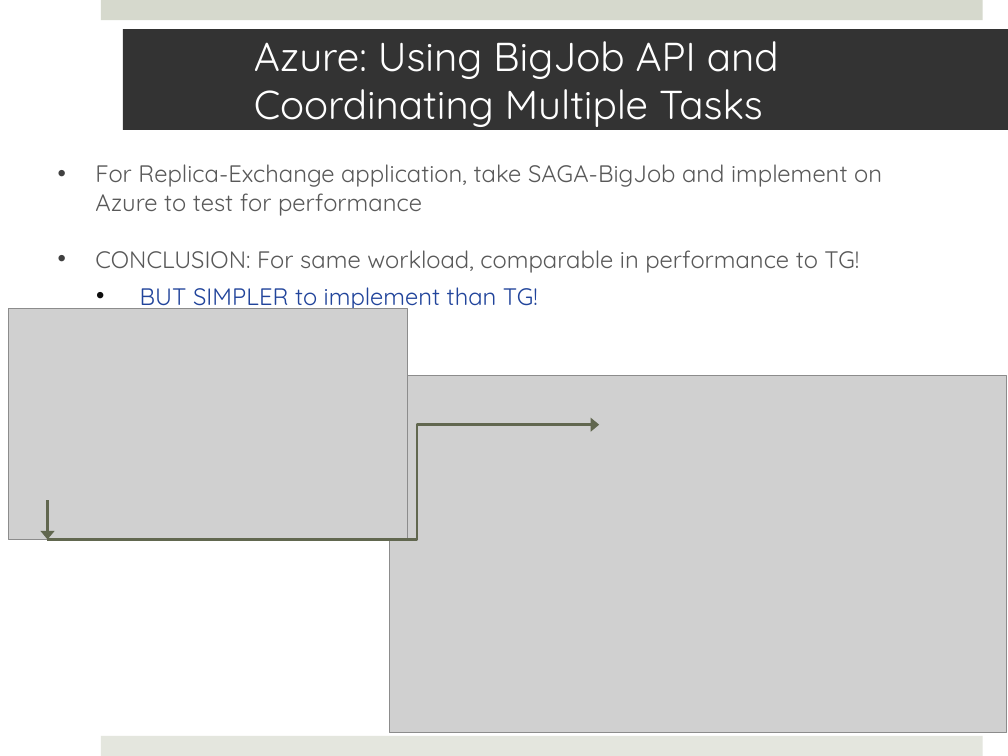
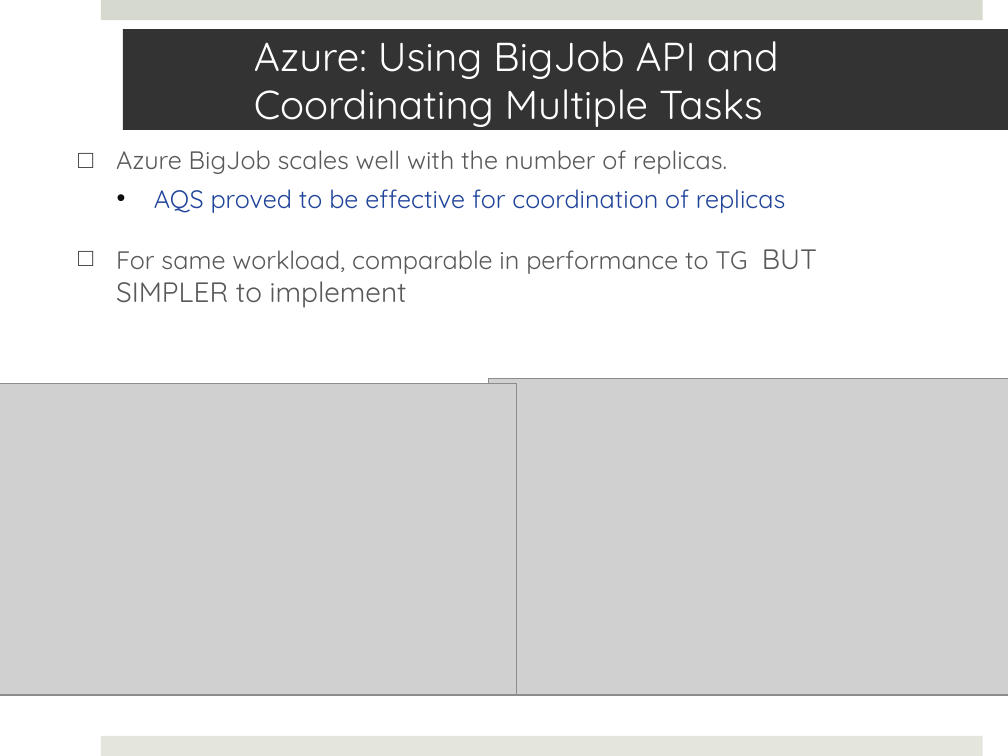
Before and after one commit to saga-project/saga-cpp-legacy-projects, a slide deck: slide 6 of papers/cloudcom10/presentation/cloudcom-panel.pptx (slide 5 before the commit). Drawn at 1008x756 pixels with LibreOffice and Linux fonts; fonts in the diff are those of the drawing; grey boxes stand for pictures. Boxes give left, top, right and bottom in pixels: in the first picture for what was removed or moved away, otherwise in the second. Text is boxed around its words. In the diff, an @@ line names an element or a change of style, - is before the commit and + after.

```diff
--- a/papers/cloudcom10/presentation/cloudcom-panel.pptx
+++ b/papers/cloudcom10/presentation/cloudcom-panel.pptx
@@ text at (116, 150, 817, 308): text changed; size 17 to 18 pt @@
-• For Replica-Exchange application, take SAGA-BigJob and implement on Azure to test for performance
-• CONCLUSION: For same workload, comparable in performance to TG!
-  • BUT SIMPLER to implement than TG!
+□ Azure BigJob scales well with the number of replicas.
+  • AQS proved to be effective for coordination of replicas
+□ For same workload, comparable in performance to TG BUT SIMPLER to implement
@@ picture removed at (8, 308, 407, 539) @@
@@ picture added at (0, 384, 517, 696) @@
@@ picture: place and size @@
-picture at (389, 376, 1006, 733)
+picture at (489, 378, 1008, 695)
@@ elbow arrow removed from (47, 539) to (599, 424) @@
@@ elbow arrow removed from (47, 500) to (47, 539) @@
```
Also in this commit, not shown: 5 other slides changed, 2 slides added, 1 other file.
